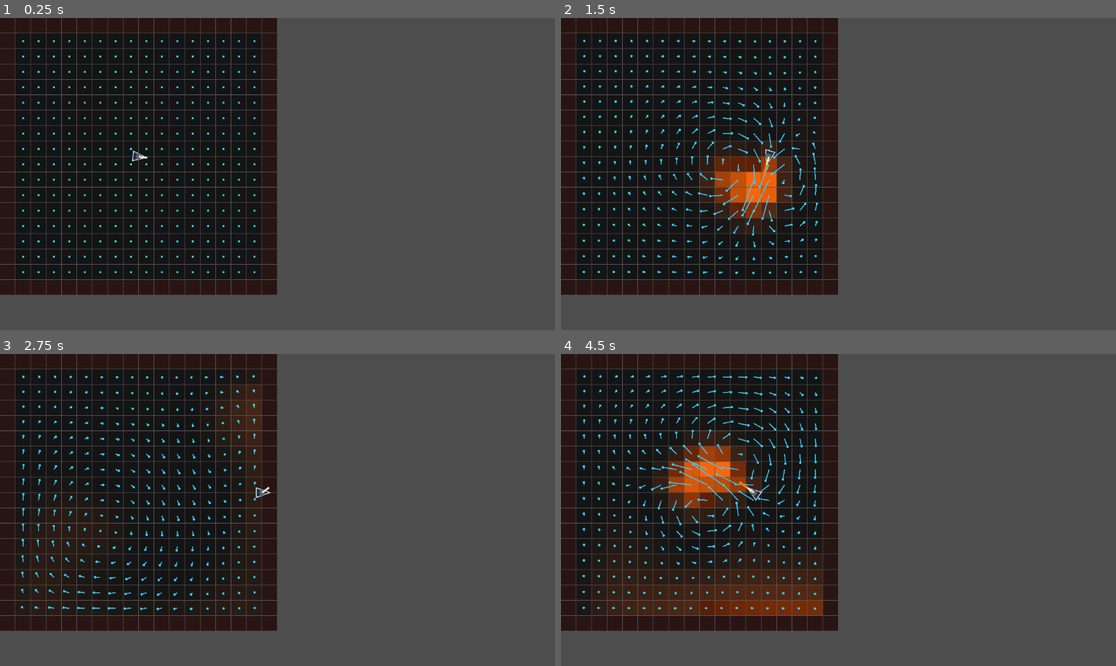
Above: before the commit, frames 1-4 (two rows, left to right).
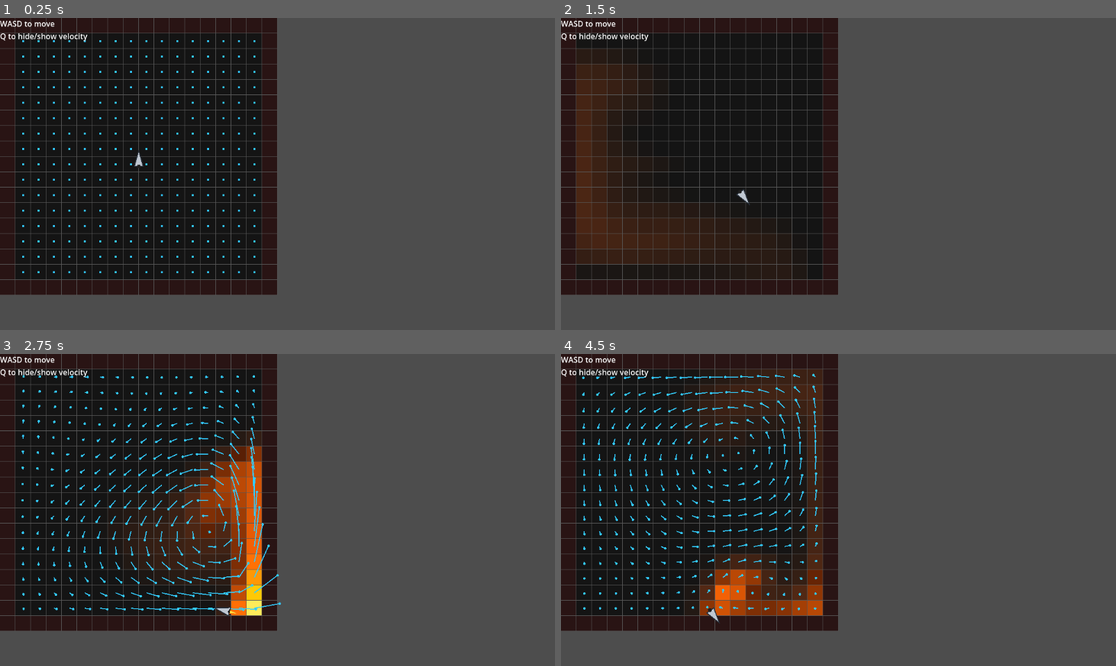
Above: after the commit, the same moments.

Repository: rskupnik/godot-fluid-simulation-demo
Game: Godot game, scene res://root.tscn
Same seed, same stepped clock (60 frames per second), same inputs: the game is played once before the commit and once after it.
Inputs (mouse positions are in pixels of both pictures, inside the frame that each line leads up to):
- Up to frame 1 (0.25 s): no input
- Up to frame 2 (1.5 s): tap Enter at 0.5 s; move the mouse to (960, 158) at 0.52 s; hold D 0.53-1.25 s; hold Space 0.53-1.25 s; tap Q at 0.6 s; click (960, 158) at 0.67 s; drag from (727, 189) to (810, 236) at 1.27 s
- Up to frame 3 (2.75 s): move the mouse to (333, 441) at 2.02 s; hold D from 2.03 s (still down); hold Space from 2.03 s (still down); tap Q at 2.1 s; click (333, 441) at 2.17 s
- Up to frame 4 (4.5 s): release D at 2.75 s; release Space at 2.75 s; drag from (810, 572) to (672, 463) at 2.77 s; move the mouse to (1005, 556) at 3.52 s; hold A 3.53-4.25 s; hold Space 3.53-4.25 s; click (1005, 556) at 3.67 s; drag from (672, 463) to (755, 432) at 4.27 s

The runs differ from the first frame. In frame 1, 0.4% of the frame differs, in the area x 0-27%, y 0-49%; in frame 2, 11%; in frame 3, 10%; in frame 4, 14%, in the area x 0-48%, y 0-87%.

Commit message:
rocket goes brrrr

Diff:
--- a/fluid_grid.gd
+++ b/fluid_grid.gd
@@ -8,25 +8,29 @@
 @export var density_diffuse_iterations := 20	# How many iterations when diffusing density
 
 @export var velocity_draw_scale := 20.0
-@export var velocity_add_scale := 0.06
-@export var velocity_fade_rate := 0.2			# Strength of velocity fade effect
-@export var velocity_diffuse_rate := 0.001		# Strength of velocity diffusion effect
+@export var velocity_add_scale := 0.2
+@export var velocity_fade_rate := 0.02			# Strength of velocity fade effect
+@export var velocity_diffuse_rate := 0.01		# Strength of velocity diffusion effect
 @export var velocity_diffuse_iterations := 20	# How many iterations when diffusing velocity
 
-@export var ship_speed := 220.0
-@export var ship_turn_smoothing := 12.0
-@export var flame_density_amount := 3.0
-@export var flame_velocity_amount := 18.0
-@export var flame_radius := 2
-@export var flame_spawn_distance := 22.0
+@export var rocket_thrust := 420.0
+@export var rocket_rotation_speed := 3.5
+@export var rocket_gravity := 180.0
+@export var rocket_drag := 0.985
+
+@export var flame_density_amount := 20.0
+@export var flame_velocity_amount := 4.0
+@export var flame_radius := 1
+@export var flame_spawn_distance := 18.0
 
 var is_dragging := false
 var last_mouse_cell := Vector2i.ZERO
 
-var ship_pos := Vector2.ZERO
-var ship_velocity := Vector2.ZERO
-var turret_angle := 0.0
-var is_firing := false
+var rocket_pos := Vector2.ZERO
+var rocket_velocity := Vector2.ZERO
+var rocket_angle := -PI * 0.5
+var is_thrusting := false
+var draw_velocity := true
 
 var size := 0
 
@@ -42,7 +46,6 @@
 var v: PackedFloat32Array
 var v_prev: PackedFloat32Array
 
-# TODO: What are those?
 # Helper fields for projection
 var pressure: PackedFloat32Array
 var divergence: PackedFloat32Array
@@ -63,7 +66,7 @@
 	pressure.resize(size)
 	divergence.resize(size)
 
-	ship_pos = Vector2(
+	rocket_pos = Vector2(
 		(N + 2) * cell_size * 0.5,
 		(N + 2) * cell_size * 0.5
 	)
@@ -492,77 +495,16 @@
 	grid[corner_NE] = 0.5 * (grid[corner_NE_left_neighbour] + grid[corner_NE_bottom_neighbour])		# NE corner = left neighbour + bottom neighbour
 
 func _input(event):
-	if event is InputEventMouseButton:
-		if event.button_index == MOUSE_BUTTON_LEFT:
-			is_firing = event.pressed
-
-		if event.button_index == MOUSE_BUTTON_RIGHT:
-			is_dragging = event.pressed
-
-	if event is InputEventMouseMotion and is_dragging:
-		var local_pos := to_local(event.position)
-		var cell := cell_from_mouse(local_pos)
-
-		var i := cell.x
-		var j := cell.y
-
-		if i >= 1 and i <= N and j >= 1 and j <= N:
-			# event.relative stores the relative difference between last time
-			# this function was called and this time
-			# in this case, it tells us how far the mouse has travelled
-			# we use that to decide how much velocity to add
-			var delta_velocity : Vector2 = event.relative * velocity_add_scale
-			var idx := IX(i, j)
-
-			# Inject the velocity into the cell
-			# u stores horizontal velocity, v stores vertical velocity
-			u[idx] += delta_velocity.x
-			v[idx] += delta_velocity.y
-
-			# Inject density
-			#density[idx] += 1.0
-
-			queue_redraw()
-
-## This is the standard Godot function for processing input
-## We want to detect when a mouse is dragged while clicked and the inject
-## both density and velocity at the relevant cells
-#func _input(event):
-	#if event is InputEventMouseButton:
-		#is_dragging = event.pressed
-		#last_mouse_cell = cell_from_mouse(to_local(event.position))
-#
-	#if event is InputEventMouseMotion and is_dragging:
-		#var local_pos := to_local(event.position)
-		#var cell := cell_from_mouse(local_pos)
-#
-		#var i := cell.x
-		#var j := cell.y
-#
-		#if i >= 1 and i <= N and j >= 1 and j <= N:
-			## event.relative stores the relative difference between last time
-			## this function was called and this time
-			## in this case, it tells us how far the mouse has travelled
-			## we use that to decide how much velocity to add
-			#var delta_velocity : Vector2 = event.relative * velocity_add_scale
-			#var idx := IX(i, j)
-#
-			## Inject the velocity into the cell
-			## u stores horizontal velocity, v stores vertical velocity
-			#u[idx] += delta_velocity.x
-			#v[idx] += delta_velocity.y
-#
-			## Inject density
-			#density[idx] += 1.0
-#
-			#queue_redraw()
+	if event is InputEventKey and event.pressed and not event.echo:
+		if event.keycode == KEY_Q:
+			draw_velocity = !draw_velocity
 
 # This is the standard Godot function called every frame
 # It's the heart of our simulation
 # The "delta" variable hold the amount of time that passed since the last frame
 func _process(delta: float) -> void:
-	update_ship(delta)
-	inject_flamethrower(delta)
+	update_rocket(delta)
+	inject_rocket_flame(delta)
 
 	copy_velocity_to_prev()
 	diffuse_velocity(delta)
@@ -579,7 +521,6 @@
 	advect_density(delta)
 
 	fade_density(delta)
-	#fade_velocity(delta)
 
 	queue_redraw()
 
@@ -588,8 +529,9 @@
 # We also want to draw velocities at each cell as lines
 func _draw():
 	_draw_grid()
-	_draw_velocity_arrows()
-	_draw_ship()
+	if draw_velocity:
+		_draw_velocity_arrows()
+	_draw_rocket()
 
 # Draw the grid of (N+2)*(N+2) with different colors for inner and boundary cells
 func _draw_grid():
@@ -606,6 +548,7 @@
 			else:
 				var d : float = clamp(density[IX(i, j)], 0.0, 1.0)
 
+				# Flame colors
 				if d < 0.25:
 					var t := d / 0.25
 					fill = Color(0.08 + t * 0.25, 0.08 + t * 0.08, 0.08)
@@ -640,36 +583,91 @@
 				draw_line(center, end, Color(0.2, 0.8, 1.0), 2.0)
 				draw_circle(end, 2.5, Color(0.2, 0.8, 1.0))
 
-func update_ship(delta: float) -> void:
-	var input_dir := Vector2.ZERO
-
-	if Input.is_key_pressed(KEY_W):
-		input_dir.y -= 1.0
-	if Input.is_key_pressed(KEY_S):
-		input_dir.y += 1.0
+# Just a silly rocket
+func _draw_rocket() -> void:
+	var forward := Vector2.RIGHT.rotated(rocket_angle)
+	var right := forward.rotated(PI * 0.5)
+
+	var nose := rocket_pos + forward * 18.0
+	var left_fin := rocket_pos - forward * 14.0 - right * 9.0
+	var right_fin := rocket_pos - forward * 14.0 + right * 9.0
+
+	draw_colored_polygon(
+		PackedVector2Array([nose, left_fin, right_fin]),
+		Color(0.75, 0.78, 0.82)
+	)
+
+	draw_polyline(
+		PackedVector2Array([nose, left_fin, right_fin, nose]),
+		Color(0.15, 0.18, 0.22),
+		2.0
+	)
+
+	var nozzle_center := rocket_pos - forward * 15.0
+	draw_circle(nozzle_center, 4.0, Color(0.12, 0.12, 0.12))
+
+	if is_thrusting:
+		var flame_tip := nozzle_center - forward * 24.0
+		var flame_left := nozzle_center + right * 5.0
+		var flame_right := nozzle_center - right * 5.0
+
+		draw_colored_polygon(
+			PackedVector2Array([flame_left, flame_right, flame_tip]),
+			Color(1.0, 0.45, 0.05)
+		)
+
+		draw_colored_polygon(
+			PackedVector2Array([
+				nozzle_center + right * 2.5,
+				nozzle_center - right * 2.5,
+				nozzle_center - forward * 14.0
+			]),
+			Color(1.0, 0.9, 0.25)
+		)
+
+# Rocket controls and very basic gravity drag effect
+func update_rocket(delta: float) -> void:
 	if Input.is_key_pressed(KEY_A):
-		input_dir.x -= 1.0
+		rocket_angle -= rocket_rotation_speed * delta
 	if Input.is_key_pressed(KEY_D):
-		input_dir.x += 1.0
-
-	input_dir = input_dir.normalized()
-
-	ship_velocity = input_dir * ship_speed
-	ship_pos += ship_velocity * delta
+		rocket_angle += rocket_rotation_speed * delta
+
+	is_thrusting = Input.is_key_pressed(KEY_W) or Input.is_key_pressed(KEY_SPACE)
+
+	var forward := Vector2.RIGHT.rotated(rocket_angle)
+
+	rocket_velocity.y += rocket_gravity * delta
+
+	if is_thrusting:
+		rocket_velocity += forward * rocket_thrust * delta
+
+	rocket_velocity *= rocket_drag
+	rocket_pos += rocket_velocity * delta
 
 	var min_pos := Vector2(cell_size, cell_size)
 	var max_pos := Vector2((N + 1) * cell_size, (N + 1) * cell_size)
-	ship_pos = ship_pos.clamp(min_pos, max_pos)
-
-	var mouse_pos := get_local_mouse_position()
-	turret_angle = (mouse_pos - ship_pos).angle()
-
-func inject_flamethrower(delta: float) -> void:
-	if not is_firing:
+
+	if rocket_pos.x < min_pos.x:
+		rocket_pos.x = min_pos.x
+		rocket_velocity.x *= -0.35
+	if rocket_pos.x > max_pos.x:
+		rocket_pos.x = max_pos.x
+		rocket_velocity.x *= -0.35
+	if rocket_pos.y < min_pos.y:
+		rocket_pos.y = min_pos.y
+		rocket_velocity.y *= -0.35
+	if rocket_pos.y > max_pos.y:
+		rocket_pos.y = max_pos.y
+		rocket_velocity.y *= -0.35
+
+# If the rocket is thrusting - inject both density and velocity at the thruster location
+func inject_rocket_flame(delta: float) -> void:
+	if not is_thrusting:
 		return
 
-	var dir := Vector2.RIGHT.rotated(turret_angle)
-	var nozzle_pos := ship_pos + dir * flame_spawn_distance
+	var forward := Vector2.RIGHT.rotated(rocket_angle)
+	var backward := -forward
+	var nozzle_pos := rocket_pos + backward * flame_spawn_distance
 	var center_cell := cell_from_mouse(nozzle_pos)
 
 	for y in range(-flame_radius, flame_radius + 1):
@@ -686,40 +684,6 @@
 					var idx := IX(i, j)
 
 					density[idx] += flame_density_amount * falloff * delta
-					u[idx] += dir.x * flame_velocity_amount * falloff
-					v[idx] += dir.y * flame_velocity_amount * falloff
-
-func _draw_ship() -> void:
-	var body_angle := ship_velocity.angle() if ship_velocity.length() > 1.0 else turret_angle
-
-	var forward := Vector2.RIGHT.rotated(body_angle)
-	var right := forward.rotated(PI * 0.5)
-
-	var nose := ship_pos + forward * 16.0
-	var left_wing := ship_pos - forward * 12.0 - right * 10.0
-	var right_wing := ship_pos - forward * 12.0 + right * 10.0
-
-	draw_colored_polygon(
-		PackedVector2Array([nose, left_wing, right_wing]),
-		Color(0.15, 0.18, 0.22)
-	)
-
-	draw_polyline(
-		PackedVector2Array([nose, left_wing, right_wing, nose]),
-		Color(0.7, 0.8, 0.9),
-		2.0
-	)
-
-	var turret_dir := Vector2.RIGHT.rotated(turret_angle)
-	var turret_end := ship_pos + turret_dir * 18.0
-
-	draw_circle(ship_pos, 6.0, Color(0.35, 0.38, 0.42))
-	draw_line(ship_pos, turret_end, Color(0.9, 0.9, 0.75), 4.0)
-
-	if is_firing:
-		draw_line(
-			turret_end,
-			turret_end + turret_dir * 20.0,
-			Color(1.0, 0.45, 0.05),
-			5.0
-		)
+
+					u[idx] += backward.x * flame_velocity_amount * falloff
+					v[idx] += backward.y * flame_velocity_amount * falloff
--- a/root.tscn
+++ b/root.tscn
@@ -6,10 +6,12 @@
 
 [node name="FluidGrid" type="Node2D" parent="." unique_id=200343285]
 script = ExtResource("1_pq8q7")
-velocity_add_scale = 0.2
-velocity_fade_rate = 0.02
-velocity_diffuse_rate = 0.01
-ship_speed = 200.0
-flame_density_amount = 20.0
-flame_velocity_amount = 4.0
-flame_radius = 1
+density_fade_rate = 0.25
+
+[node name="UI" type="CanvasLayer" parent="." unique_id=2016960187]
+
+[node name="Label" type="Label" parent="UI" unique_id=1892130442]
+offset_right = 40.0
+offset_bottom = 23.0
+text = "WASD to move
+Q to hide/show velocity"
